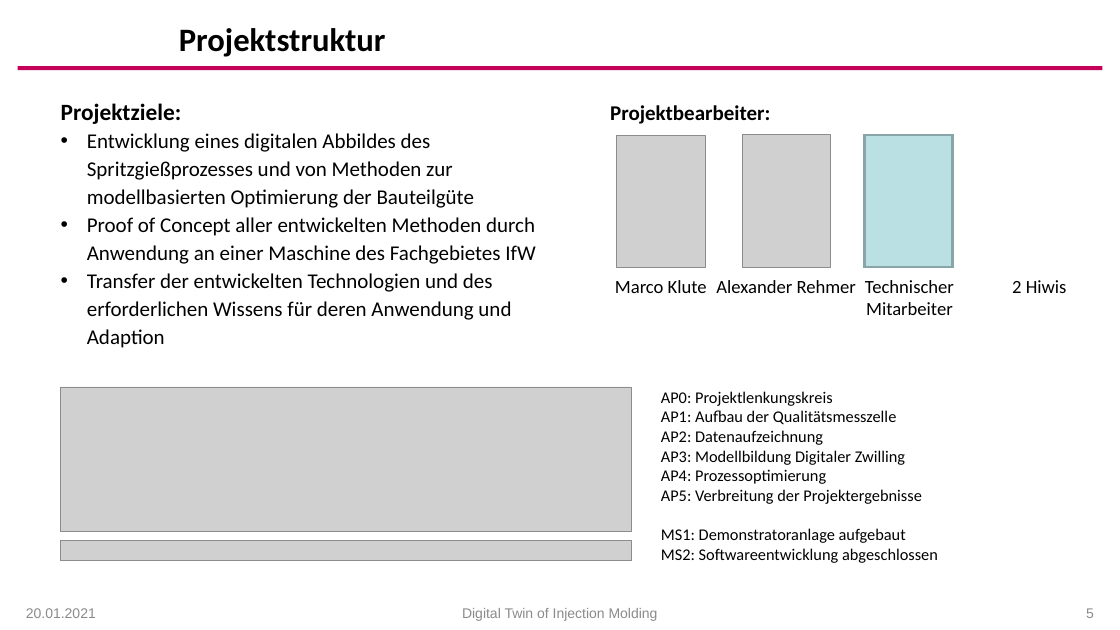
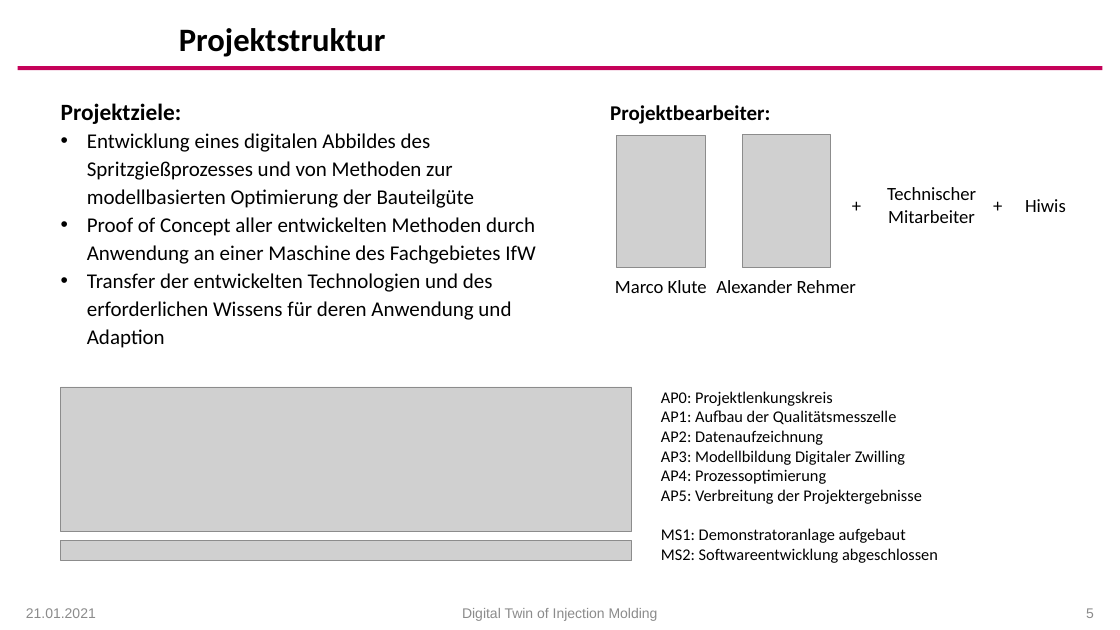
Before and after one commit to arehmer/DigitalTwinInjectionMoulding, a slide deck: slide 5 of Präsentationen/Kick-Off.pptx. Drawn at 1120x630 pixels with LibreOffice and Linux fonts; fonts in the diff are those of the drawing; grey boxes stand for pictures; background and template pictures are left out. Boxes give left, top, right and bottom in pixels: in the first picture for what was removed or moved away, otherwise in the second. Text is boxed around its words. In the diff, an @@ line names an element or a change of style, - is before the commit and + after.

```diff
--- a/Präsentationen/Kick-Off.pptx
+++ b/Präsentationen/Kick-Off.pptx
@@ rectangle removed at (x1=865, y1=134, x2=953, y2=267) @@
@@ text added at (x1=843, y1=193, x2=871, y2=216), 16 pt, text #000000 @@
++
@@ text "Technischer Mitarbeiter" moved from (x1=865, y1=280, x2=954, y2=315) to (x1=887, y1=187, x2=976, y2=223) @@
@@ text added at (x1=984, y1=193, x2=1012, y2=216), 16 pt, text #000000 @@
++
@@ text at (x1=1025, y1=199, x2=1066, y2=212): text changed @@
-2 Hiwis
+Hiwis
@@ text at (x1=26, y1=608, x2=96, y2=618): text changed @@
-20.01.2021
+21.01.2021
```
Also in this commit, not shown: 24 other slides changed.
